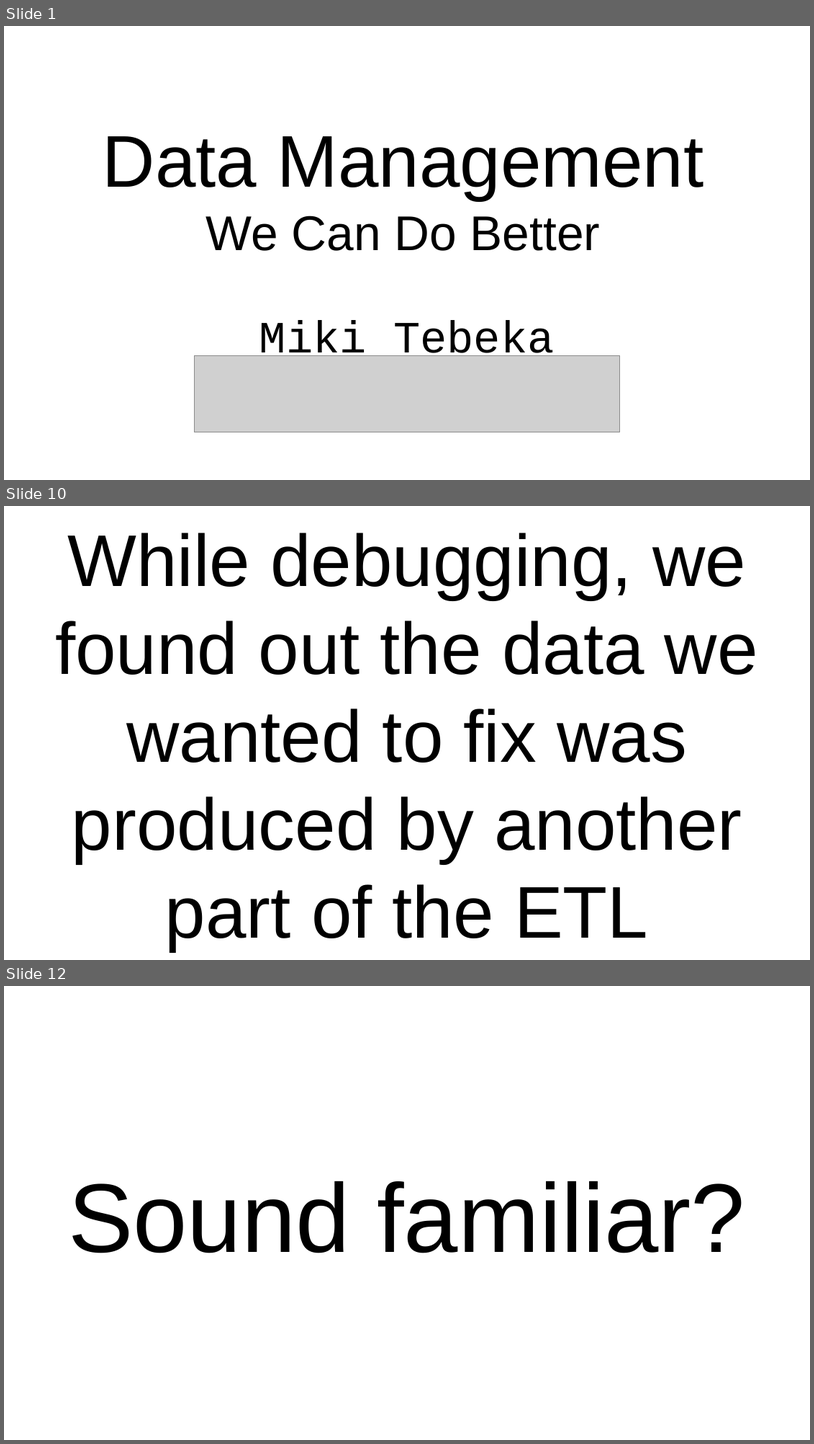
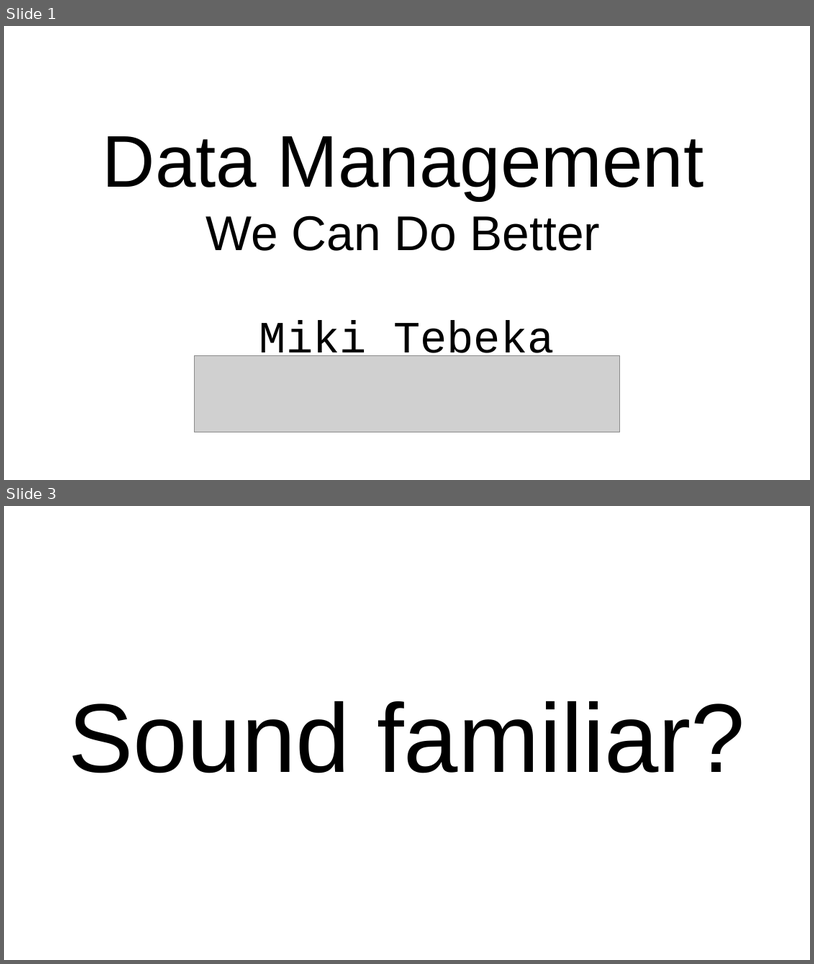
Before and after one commit to tebeka/talks, a slide deck: data-management/data-management.odp. Shown one above the other, each under a label of ours: slides 1, 10 and 12 before the commit, slides 1 and 3 after it; the slides between them are not shown. The pictures are 814x1444 and 814x964 pixels, drawn with LibreOffice and Linux fonts; fonts in the diff are those of the drawing; grey boxes stand for pictures. Boxes give left, top, right and bottom in pixels: in the first picture for what was removed or moved away, otherwise in the second. Text is boxed around its words. In the diff, an @@ line names an element or a change of style, - is before the commit and + after.

```diff
--- a/data-management/data-management.odp
+++ b/data-management/data-management.odp
@@ slide 10 removed at [4,506,810,960], background #FFFFFF @@
@@ title removed at [55,533,759,950] @@
-While debugging, we found out the data we wanted to fix was produced by another part of the ETL
@@ what was slide 12 is now slide 3 @@
```
Also in this commit, not shown: 4 slides changed, 2 slides added, 9 other slides removed.
